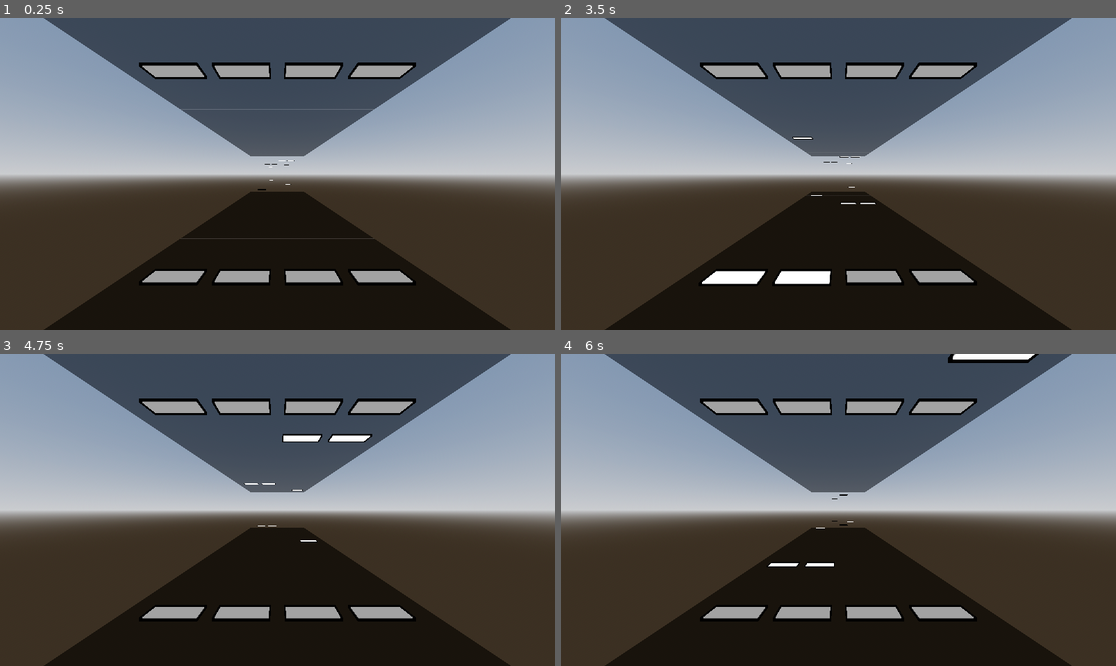
Above: before the commit, frames 1-4 (two rows, left to right).
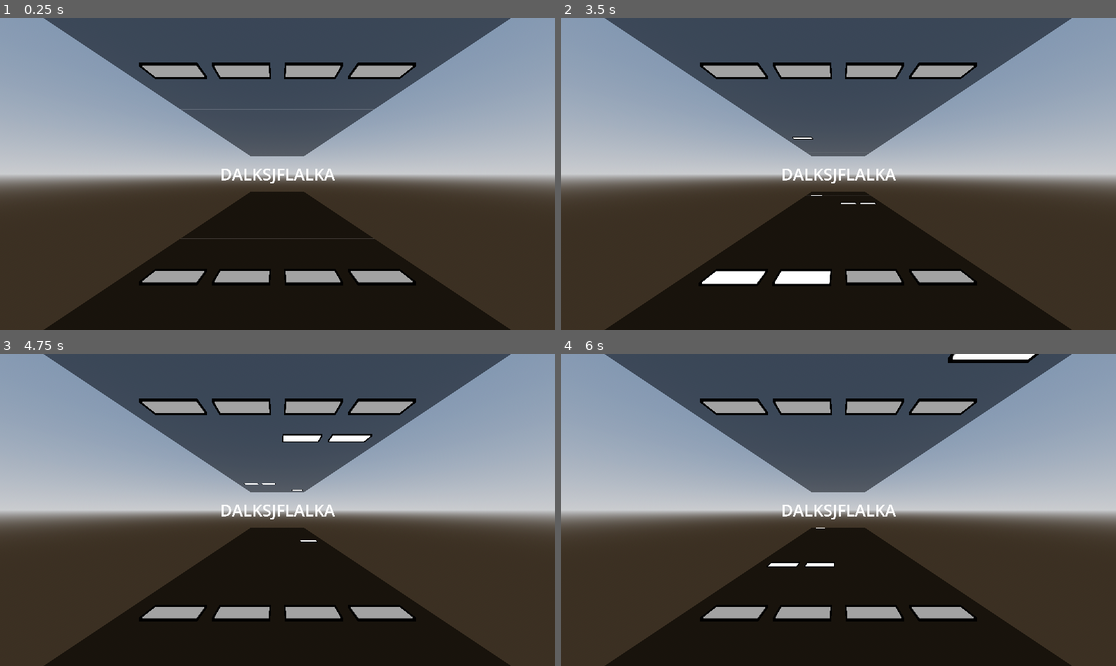
Above: after the commit, the same moments.

Repository: finnstar17/SPLIT-STREET
Game: Godot game, scene res://scenes/workspace.tscn
Same seed, same stepped clock (60 frames per second), same inputs: the game is played once before the commit and once after it.
Inputs:
- Up to frame 1 (0.25 s): no input
- Up to frame 2 (3.5 s): tap one key every 0.75 s from 0.6 s: D (D_Input) E (E_Input) F (F_Input) I (I_Input)
- Up to frame 3 (4.75 s): tap J (J_Input) at 3.6 s; tap K (K_Input) at 4.35 s
- Up to frame 4 (6 s): tap R (R_Input) at 5.1 s; tap U (U_Input) at 5.85 s

The runs differ from the first frame. In frame 1, 0.3% of the frame differs, in the area x 39-61%, y 45-56%; in frame 2, 0.3%, in the area x 39-61%, y 44-55%; in frame 3, 0.3%; in frame 4, 0.3%.

Commit message:
Add accuracy label when note hit

Diff:
--- a/split-street/project.godot
+++ b/split-street/project.godot
@@ -20,6 +20,7 @@
 ChartLoader="*uid://cg42s0ov7lduv"
 SongManager="*uid://lsvnmacwljkc"
 BarManager="*uid://bv5dvpwswl3it"
+AccuracyManager="*uid://csp2uwu33hmeh"
 
 [input]
 
--- /dev/null
+++ b/split-street/scenes/accuracy_label.gd
@@ -0,0 +1,24 @@
+extends Label3D
+
+var old_combo = 0
+
+func _process(_delta: float) -> void:
+    var current_combo = AccuracyManager.current_combo
+    var current_accuracy = AccuracyManager.current_accuracy
+    var accuracy_string = ""
+
+    transparency += 0.05
+
+    if current_accuracy == 0:
+        accuracy_string = "OK!"
+    elif current_accuracy == 1:
+        accuracy_string = "GOOD!"
+    elif current_accuracy == 2:
+        accuracy_string = "GREAT!"
+    elif current_accuracy == 3:
+        accuracy_string = "PERFECT!"
+
+    if old_combo != current_combo:
+        old_combo = current_combo
+        transparency -= 1
+        text = accuracy_string
--- /dev/null
+++ b/split-street/scenes/hit_billboard.tscn
@@ -0,0 +1,14 @@
+[gd_scene format=3 uid="uid://cmw5rsmlgssvx"]
+
+[ext_resource type="Script" uid="uid://n16xr6djv38f" path="res://scenes/accuracy_label.gd" id="1_osmsl"]
+
+[node name="BillboardNode" type="Node3D" unique_id=900596795]
+
+[node name="Label3D" type="Label3D" parent="." unique_id=268256902]
+transform = Transform3D(0.3, 0, 0, 0, 0.3, 0, 0, 0, 0.3, 0, 0, 0)
+billboard = 1
+text = "DALKSJFLALKA
+"
+font_size = 100
+outline_size = 0
+script = ExtResource("1_osmsl")
--- a/split-street/scenes/rhythm_scene.tscn
+++ b/split-street/scenes/rhythm_scene.tscn
@@ -3,6 +3,7 @@
 [ext_resource type="PackedScene" uid="uid://b72udcj6j8bv7" path="res://scenes/note_scene.tscn" id="1_0y7yf"]
 [ext_resource type="Script" uid="uid://b0smphcpxqph2" path="res://scripts/rhythm_scene.gd" id="1_y55il"]
 [ext_resource type="PackedScene" uid="uid://rvlluf06gwm5" path="res://scenes/bar_scene.tscn" id="2_duycn"]
+[ext_resource type="PackedScene" uid="uid://cmw5rsmlgssvx" path="res://scenes/hit_billboard.tscn" id="4_ne5c5"]
 
 [sub_resource type="PlaneMesh" id="PlaneMesh_fs455"]
 
@@ -65,6 +66,5 @@
 [node name="Bars" parent="." unique_id=2009143279 instance=ExtResource("2_duycn")]
 transform = Transform3D(1, 0, 0, 0, 1, 0, 0, 0, 1, 0, 0, -0.8)
 
-[node name="Node3D" type="Node3D" parent="." unique_id=158287086]
-
-[node name="Sprite3D" type="Sprite3D" parent="Node3D" unique_id=1703768266]
+[node name="BillboardNode" parent="." unique_id=900596795 instance=ExtResource("4_ne5c5")]
+transform = Transform3D(0.8, 0, 0, 0, 0.8, 0, 0, 0, 0.8, 0, 0, -1)
--- /dev/null
+++ b/split-street/scripts/autoloads/accuracy_manager.gd
@@ -0,0 +1,13 @@
+extends Node
+
+var current_accuracy : int
+var current_combo = 0
+
+func set_accuracy(new_accuracy : int):
+    current_accuracy = new_accuracy
+
+func add_combo():
+    current_combo += 1
+
+func set_combo(new_combo : int):
+    current_combo = new_combo
--- /dev/null
+++ b/split-street/scripts/autoloads/bar_manager.gd
@@ -0,0 +1,12 @@
+extends Node
+
+# just an autoload script
+
+var current_bar = 0
+
+func add_bar():
+    current_bar += 1
+    # print(str(current_bar))
+
+func set_bar(number : int):
+    current_bar = number
--- /dev/null
+++ b/split-street/scripts/autoloads/chart_loader.gd
@@ -0,0 +1,13 @@
+extends Node
+
+# another autoload script
+
+func load_chart(path : String):
+	if FileAccess.file_exists(path):
+		var file = FileAccess.open(path, FileAccess.READ)
+		var json_string = file.get_as_text()
+
+		var json = JSON.new()
+		var error = json.parse(json_string)
+		if error == OK:
+			return json.data
--- /dev/null
+++ b/split-street/scripts/autoloads/song_manager.gd
@@ -0,0 +1,6 @@
+extends Node
+
+var current_song : String
+
+func set_current_song(song : String):
+    current_song = song
--- a/split-street/scripts/bar_scene.gd
+++ b/split-street/scripts/bar_scene.gd
@@ -22,8 +22,5 @@
 				note_instance.plane = note.plane
 				note_instance.pos = float(note.pos) * note_scale
 				add_child(note_instance)
-	else:
-		if SongManager.current_song:
-			print(SongManager.current_song)
 
 # my bad i thought this scrolled the thing but i forgot because i didnt track that well
--- a/split-street/scripts/hit_note_scene.gd
+++ b/split-street/scripts/hit_note_scene.gd
@@ -13,6 +13,12 @@
 
 func _process(_delta: float) -> void:
 	collect()
+
+	if not is_hit:
+		if global_position.z < -4.6:
+			hide()
+		else:
+			show()
 
 func _set_position():
 	var x_pos : float
@@ -53,7 +59,8 @@
 				if distance <= 0.08:
 					level = 3
 
-				print(level)
+				AccuracyManager.set_accuracy(level)
+				AccuracyManager.add_combo()
 
 				hide()
 
Binary file added: split-street/images/thumbs-up.jpeg
Not shown, added: split-street/images/thumbs-up.jpeg.import
Not shown, added: split-street/scenes/accuracy_label.gd.uid
Not shown, added: split-street/scripts/autoloads/accuracy_manager.gd.uid
Not shown, added: split-street/scripts/autoloads/bar_manager.gd.uid
Not shown, added: split-street/scripts/autoloads/chart_loader.gd.uid
Not shown, added: split-street/scripts/autoloads/song_manager.gd.uid
